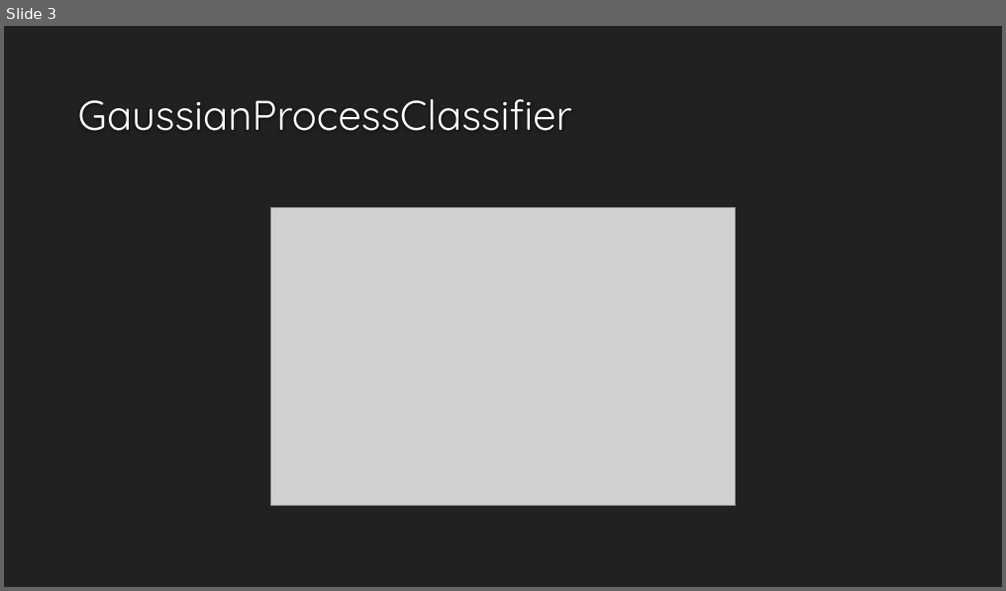
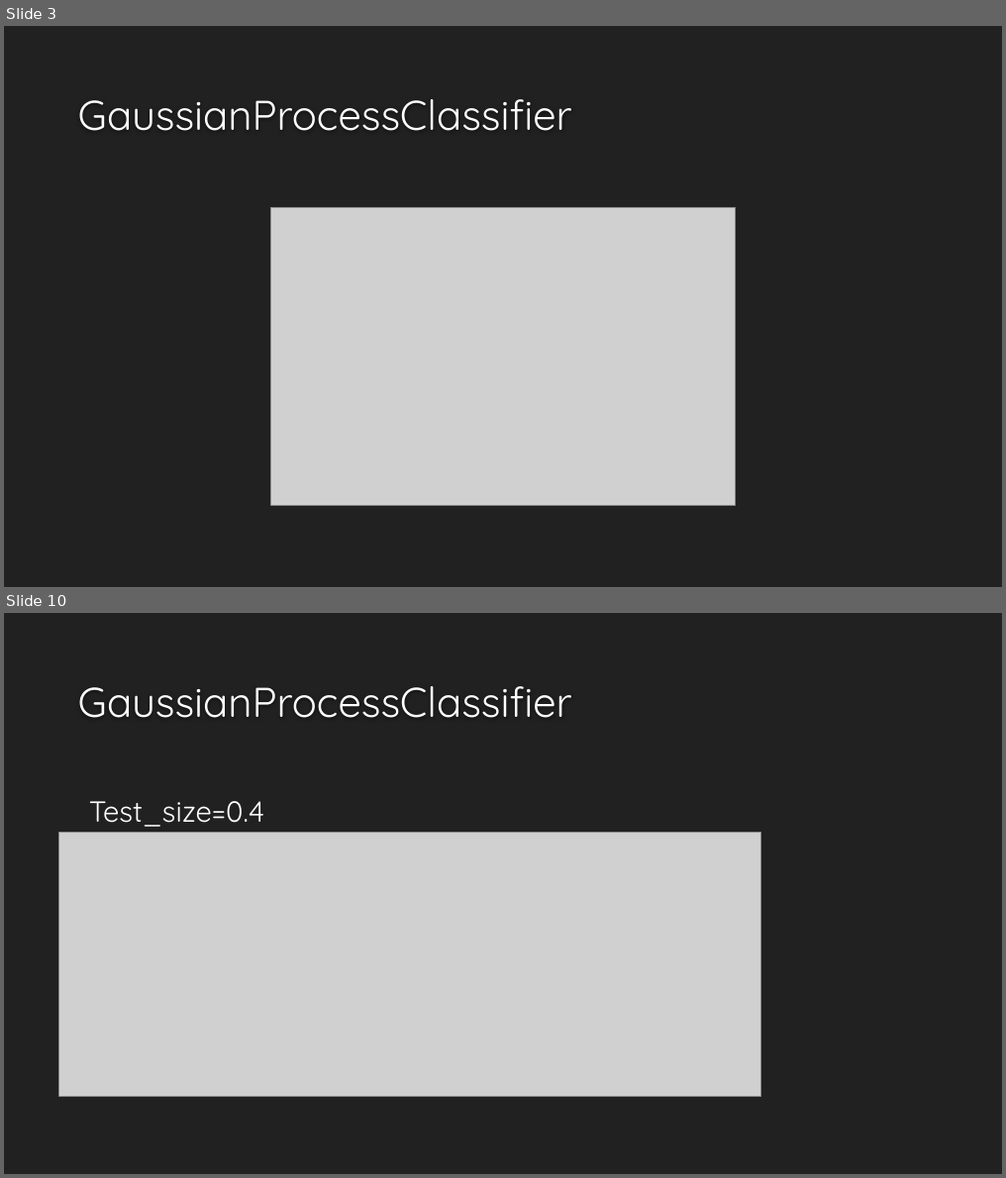
Before and after one commit to u0524809/cloud_computing, a slide deck: cloud_computing_mid.pptx. Shown one above the other, each under a label of ours: slide 3 before the commit, slides 3 and 10 after it; the slides between them are not shown. The pictures are 1006x591 and 1006x1178 pixels, drawn with LibreOffice and Linux fonts; fonts in the diff are those of the drawing; grey boxes stand for pictures; background and template pictures are left out. Boxes give left, top, right and bottom in pixels: in the first picture for what was removed or moved away, otherwise in the second. Text is boxed around its words. In the diff, an @@ line names an element or a change of style, - is before the commit and + after.

```diff
--- a/cloud_computing_mid.pptx
+++ b/cloud_computing_mid.pptx
@@ slide 10 added at bbox=[4, 613, 1002, 1174], background #212121 @@
@@ title added at bbox=[78, 686, 572, 718], 40 pt, text #FEFEFE @@
+GaussianProcessClassifier
@@ text added at bbox=[89, 801, 264, 827], 28 pt, text #FFFFFF @@
+Test_size=0.4
@@ picture added at bbox=[58, 833, 761, 1096] @@
```
Also in this commit, not shown: 3 slides changed, 3 other slides added, 2 slides removed.
